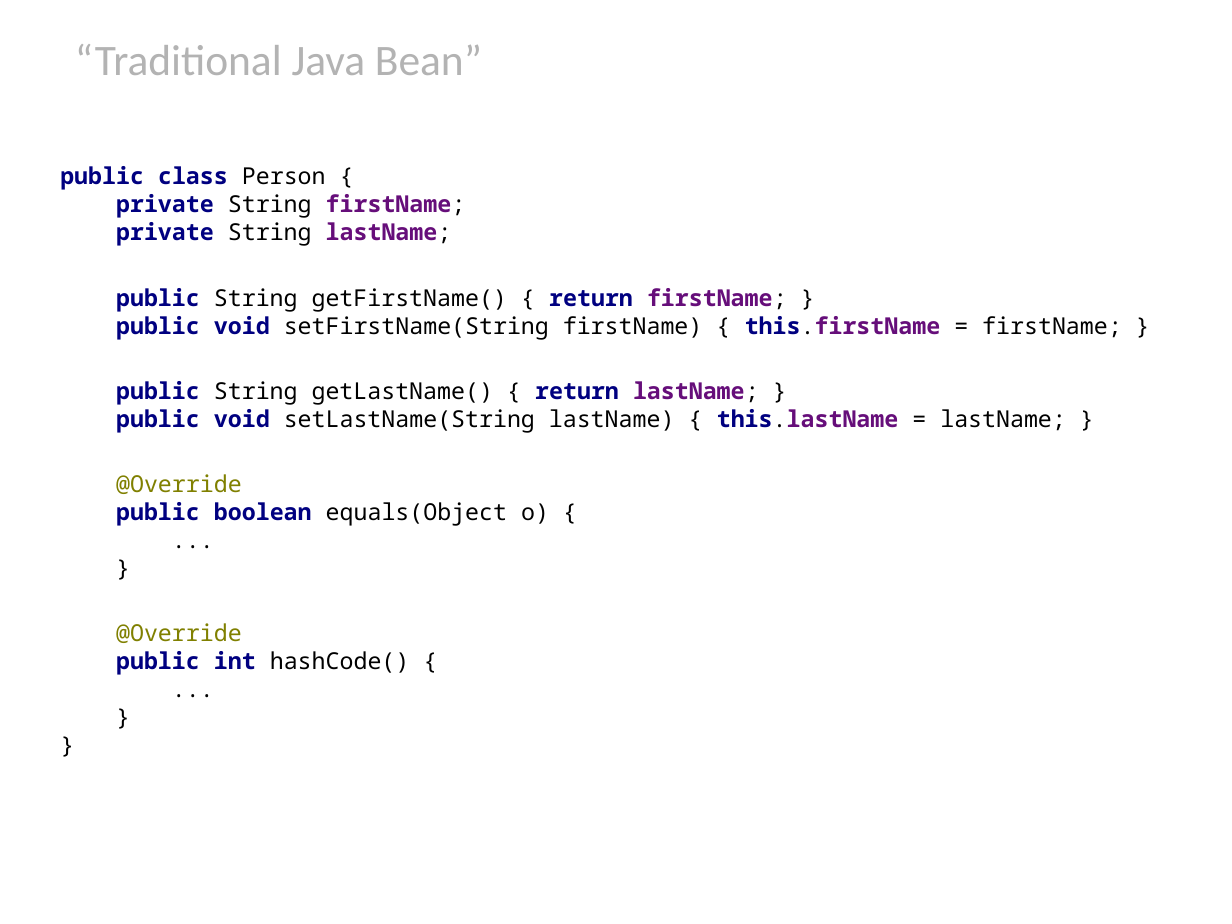
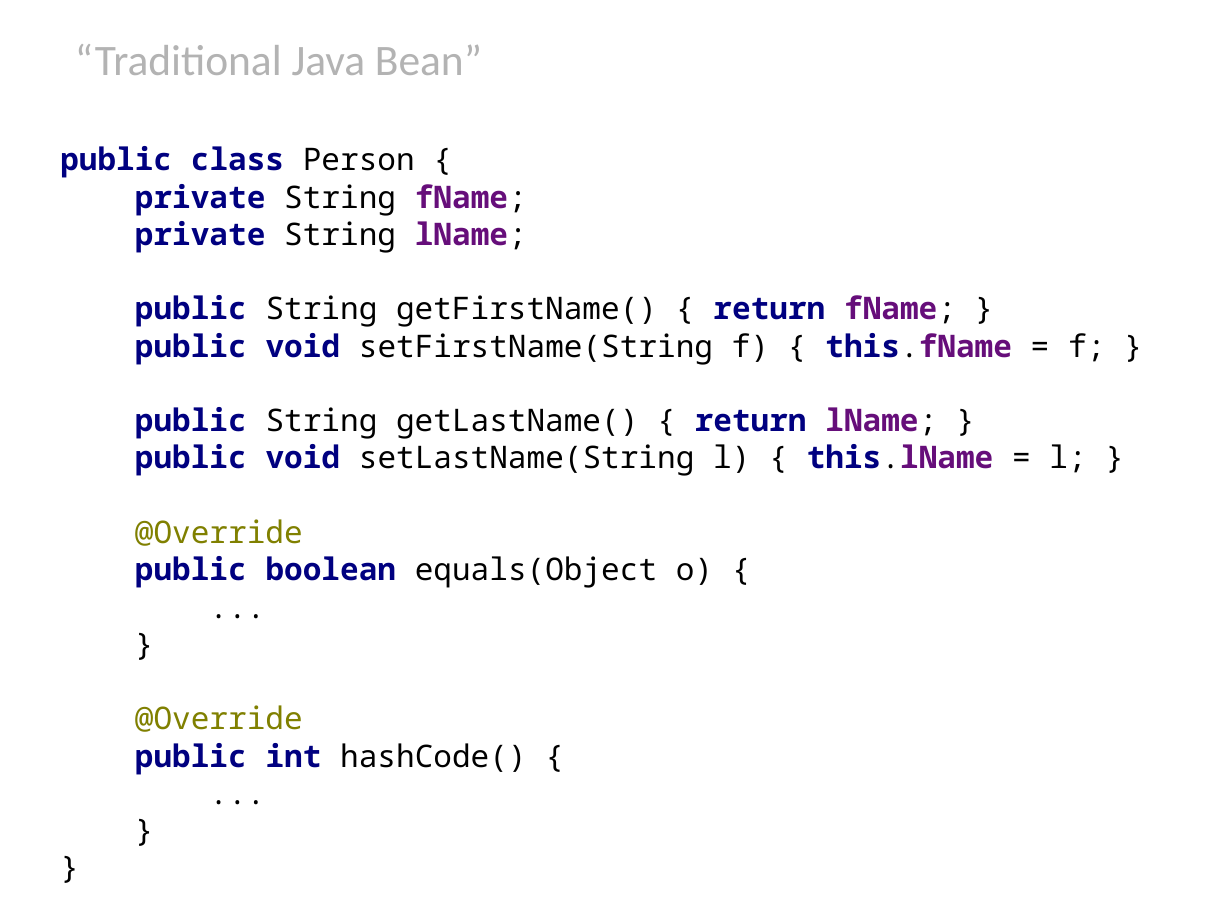
Before and after one commit to HamletDRC/presentations, a slide deck: slide 98 of javaboilerplatebusters/BoilerPlateBusters.odp. Drawn at 1232x924 pixels with LibreOffice and Linux fonts; fonts in the diff are those of the drawing; background and template pictures are left out. Boxes give left, top, right and bottom in pixels: in the first picture for what was removed or moved away, otherwise in the second. Text is boxed around its words. In the diff, an @@ line names an element or a change of style, - is before the commit and + after.

```diff
--- a/javaboilerplatebusters/BoilerPlateBusters.odp
+++ b/javaboilerplatebusters/BoilerPlateBusters.odp
@@ subtitle at <box>60,146,713,775</box>: size 15 to 20 pt in "public class Person {", "@Override", "public boolean equals(Object o) {", "..." and 6 more places @@
@@ subtitle "public class Person {": place and size @@
-subtitle "public class Person {" at <box>60,166,1122,675</box>
+subtitle "public class Person {" at <box>60,146,1105,775</box>
@@ subtitle at <box>135,184,1105,476</box>: text changed; size 15 to 20 pt @@
-private String firstName;
-private String lastName;
-public String getFirstName() { return firstName; }
-public void setFirstName(String firstName) { this.firstName = firstName; }
-public String getLastName() { return lastName; }
-public void setLastName(String lastName) { this.lastName = lastName; }
+private String fName;
+private String lName;
+public String getFirstName() { return fName; }
+public void setFirstName(String f) { this.fName = f; }
+public String getLastName() { return lName; }
+public void setLastName(String l) { this.lName = l; }
```
Also in this commit, not shown: 14 other slides changed, 2 other files.
